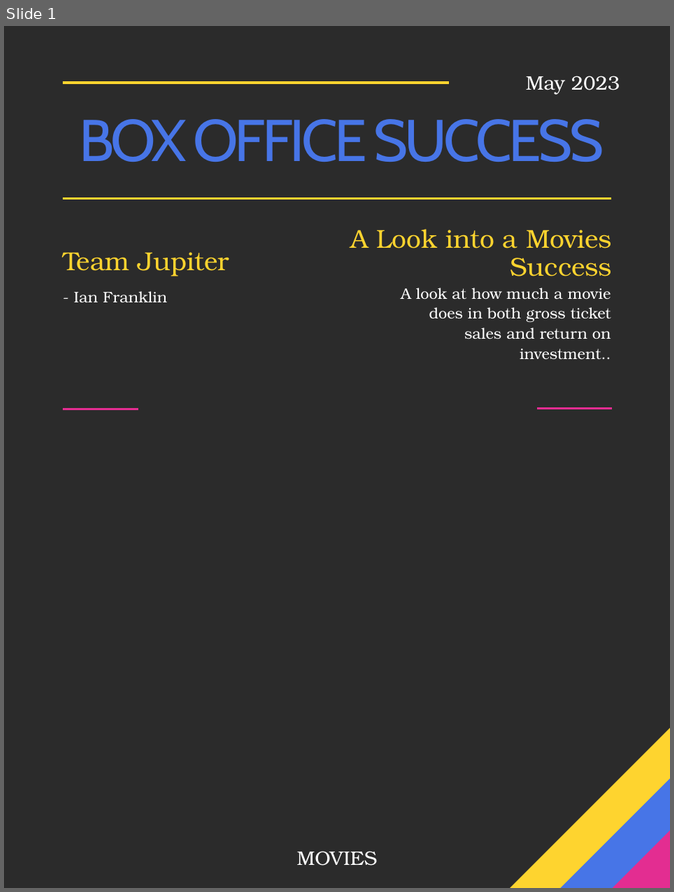
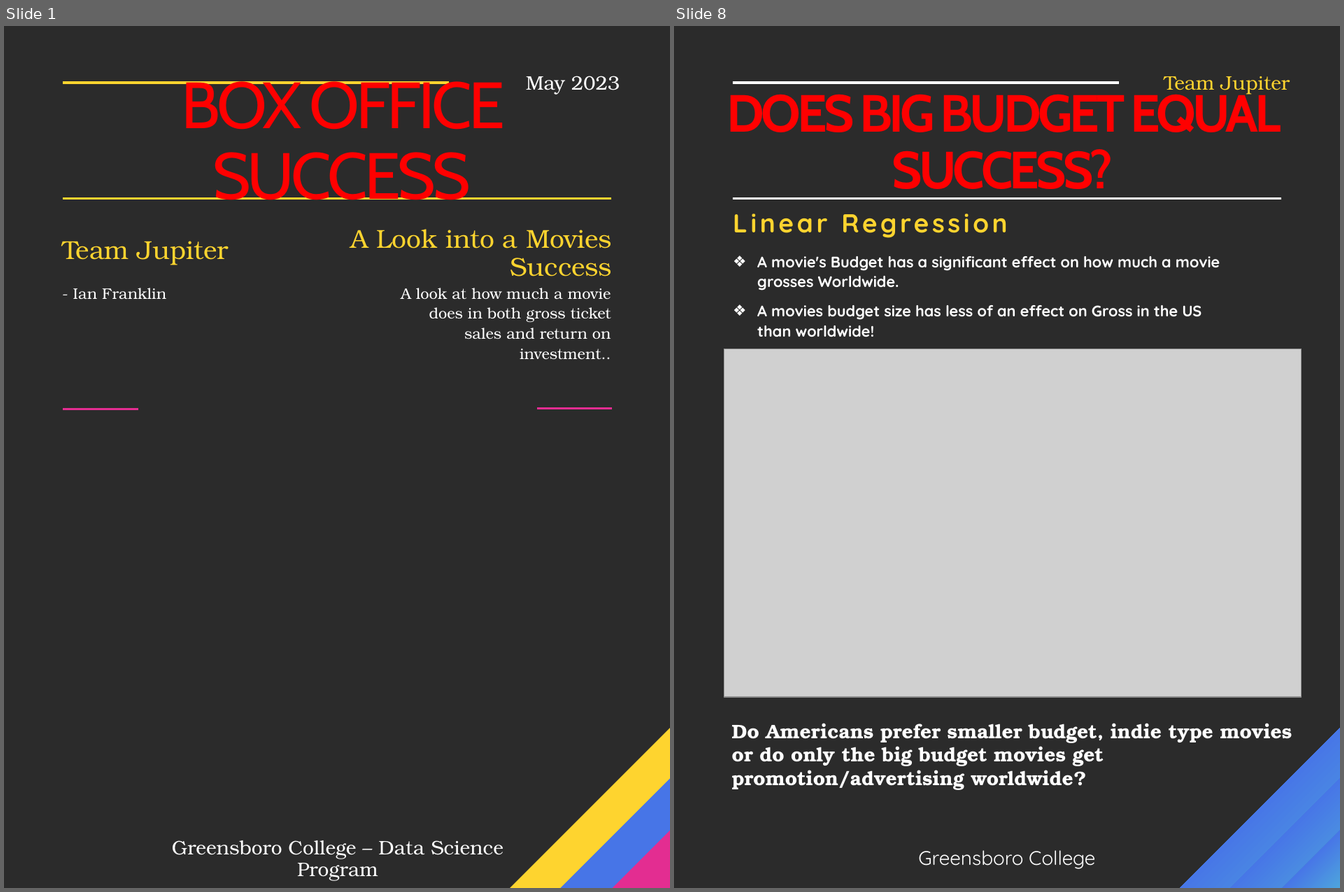
Before and after one commit to IanFranklin/Final_Project_Team_Jupiter, a slide deck: Media/Box Office Success.pptx. Shown side by side, each under a label of ours: slide 1 before the commit, slides 1 and 8 after it; the slides between them are not shown. The pictures are 674x892 and 1344x892 pixels, drawn with LibreOffice and Linux fonts; fonts in the diff are those of the drawing; grey boxes stand for pictures; background and template pictures are left out; a plain dark background stands for a picture behind light text. Boxes give left, top, right and bottom in pixels: in the first picture for what was removed or moved away, otherwise in the second. Text is boxed around its words. In the diff, an @@ line names an element or a change of style, - is before the commit and + after.

```diff
--- a/Media/Box Office Success.pptx
+++ b/Media/Box Office Success.pptx
@@ slide 8 added at <box>674,26,1340,888</box>, background picture (left out); not listed: 5 template elements that a slide beside it also shows @@
@@ text added at <box>727,88,1282,200</box>, 48 pt, text #FF0000, bold @@
+DOES BIG BUDGET EQUAL SUCCESS?
@@ line added from (1119, 83) to (733, 83), #FFFFFF 2.25 pt @@
@@ text added at <box>1164,76,1290,95</box>, 18 pt, text #FED42F @@
+Team Jupiter
@@ line added from (1282, 198) to (733, 198), #FFFFFF 2.25 pt @@
@@ text added at <box>733,214,1007,238</box>, 23.8 pt, text #FED42F, bold @@
+Linear Regression
@@ text added at <box>757,256,1220,337</box>, 14 pt, text #FFFFFF, bold @@
+❖ A movie's Budget has a significant effect on how much a movie grosses Worldwide.
+❖ A movies budget size has less of an effect on Gross in the US than worldwide!
@@ picture added at <box>724,349,1301,697</box> @@
@@ text added at <box>732,723,1293,790</box>, 18 pt, text #FFFFFF, bold @@
+Do Americans prefer smaller budget, indie type movies or do only the big budget movies get promotion/advertising worldwide?
@@ right triangle added at <box>1181,729,1340,888</box>, fill gradient #4EA6DC to #4775E7 @@
@@ right triangle added at <box>1230,777,1340,888</box>, fill gradient #4EA6DC to #4775E7 @@
@@ right triangle added at <box>1283,829,1340,888</box>, fill gradient #4EA6DC to #4775E7 @@
@@ text added at <box>918,851,1095,870</box>, 18 pt, text #FFFFFF @@
+Greensboro College
@@ slide 1 changed as well @@
@@ title "BOX OFFICE SUCCESS" at <box>182,81,505,200</box>: size 54 to 60 pt, text colour #4775E7 to #FF0000 @@
@@ text "Team Jupiter": place and size @@
-text "Team Jupiter" at <box>63,252,229,277</box>
+text "Team Jupiter" at <box>62,241,229,265</box>
@@ text "- Ian Franklin": place and size @@
-text "- Ian Franklin" at <box>74,291,167,302</box>
+text "- Ian Franklin" at <box>73,288,166,299</box>
@@ text at <box>172,841,504,881</box>: text changed @@
-MOVIES
+Greensboro College – Data Science Program
```
Also in this commit, not shown: 3 other slides changed, 9 other slides added, 4 slides removed, 10 other files.
